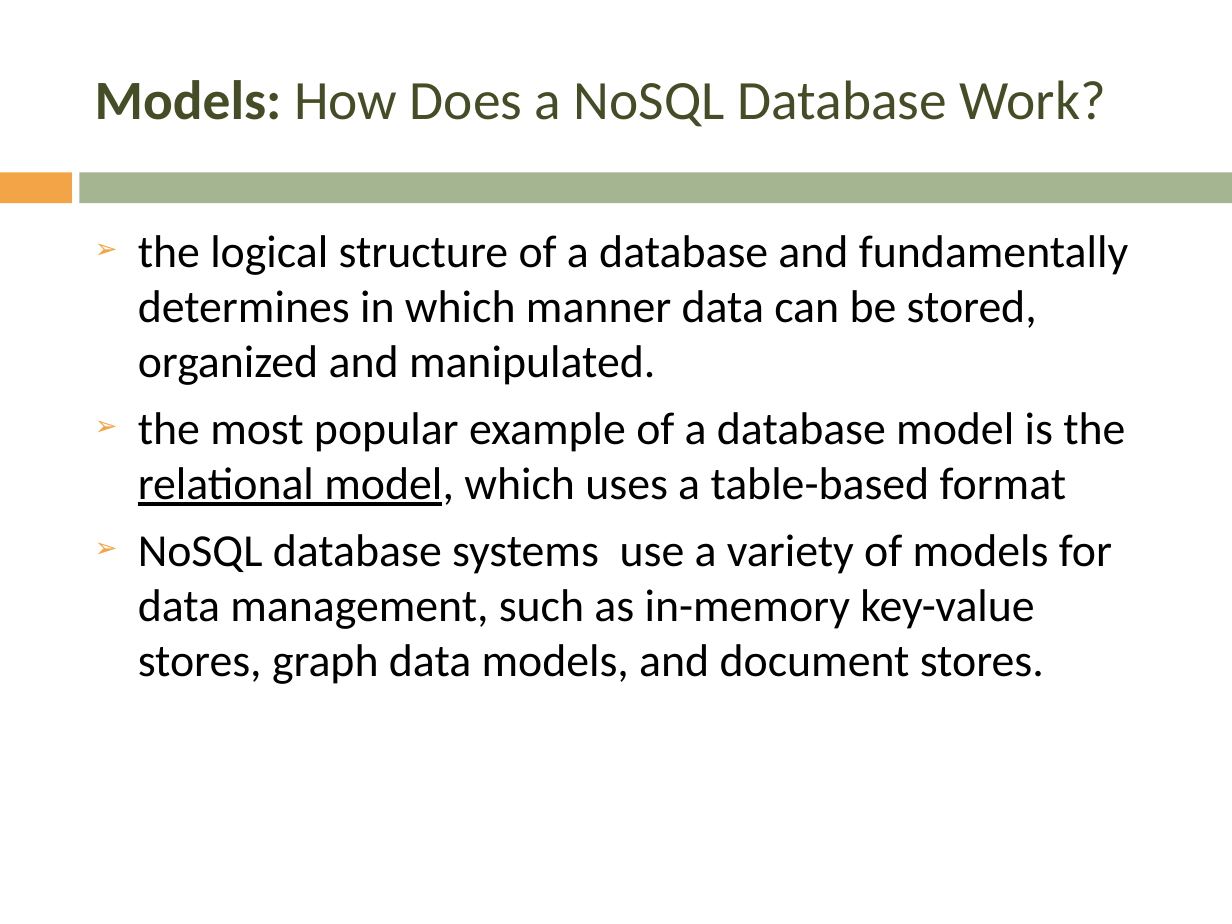
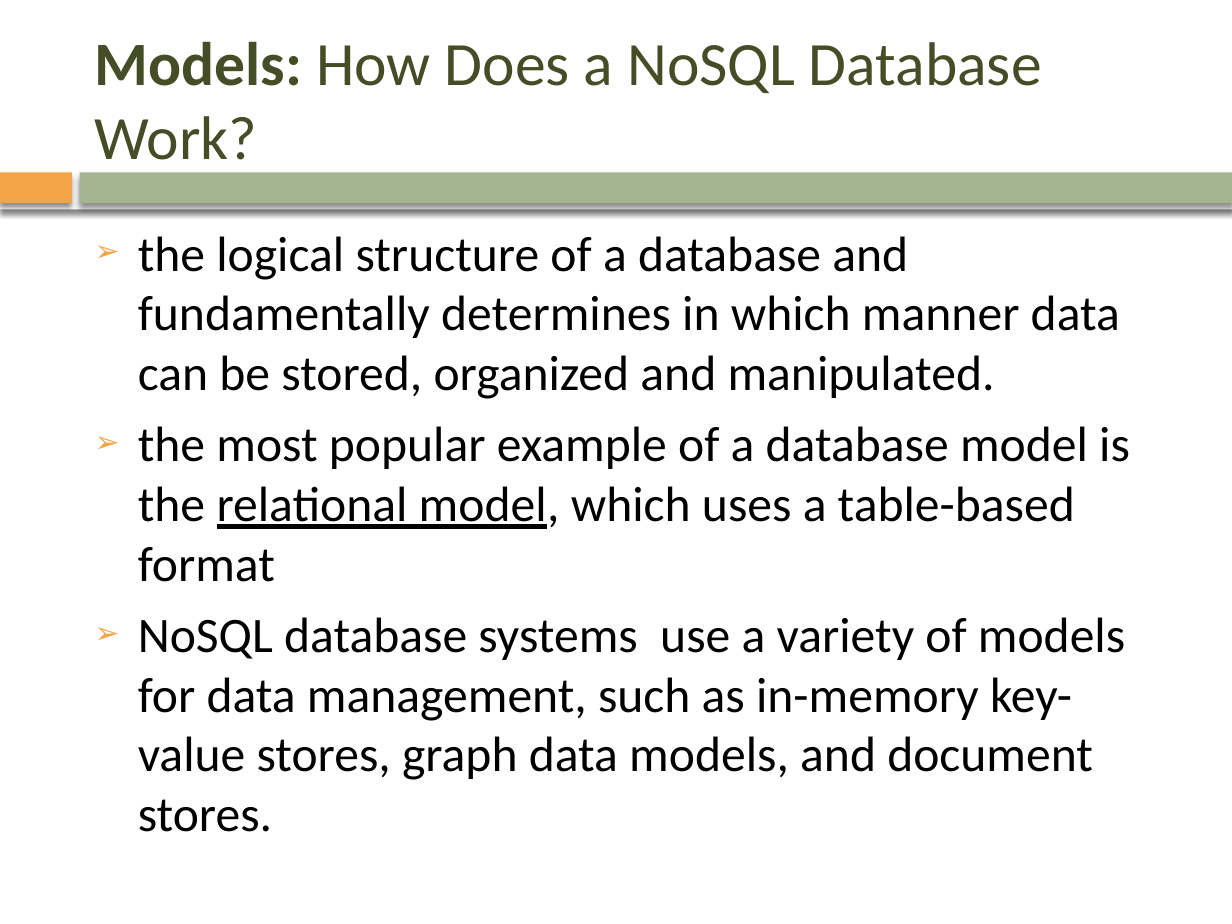
Before and after one commit to mrviit/notes, a slide deck: slide 6 of pp_template/nonsql/NoSQL.pptx. Drawn at 1232x924 pixels with LibreOffice and Linux fonts; fonts in the diff are those of the drawing; background and template pictures are left out. Boxes give left, top, right and bottom in pixels: in the first picture for what was removed or moved away, otherwise in the second. Text is boxed around its words. In the diff, an @@ line names an element or a change of style, - is before the commit and + after.

```diff
--- a/pp_template/nonsql/NoSQL.pptx
+++ b/pp_template/nonsql/NoSQL.pptx
@@ text "Models: How Does a NoSQL ..." at bbox=[95, 41, 1042, 173]: size 32.4 to 36 pt @@
@@ rectangle at bbox=[0, 172, 71, 203]: shadow on @@
@@ rectangle added at bbox=[0, 166, 1232, 209], fill #FFFFFF @@
@@ rectangle at bbox=[80, 172, 1232, 203]: shadow on @@
@@ text "the logical structure of a ..." at bbox=[138, 236, 1130, 832]: size 26.8 to 29 pt @@
```
Also in this commit, not shown: 34 other slides changed, 5 slides added, 1 slide removed, 1 other file.
